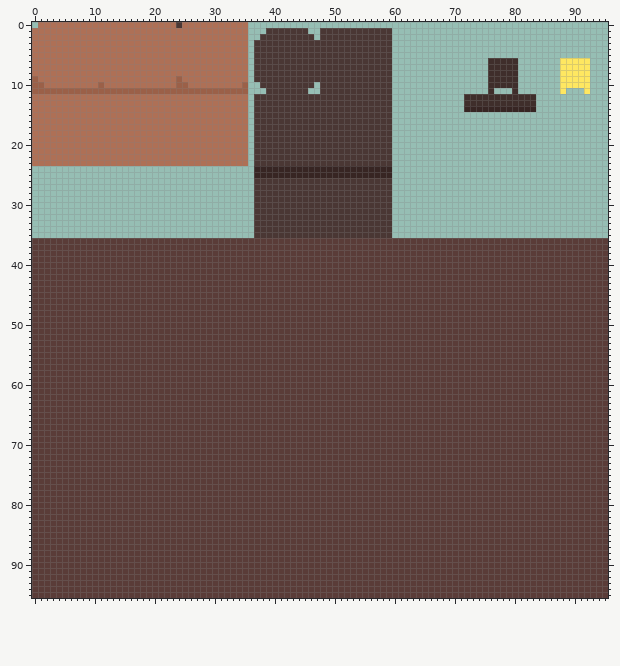
File history of a pixel-art file, sprites/tiles.aseprite. The picture above is the old version.
96x96 pixels, 1 frame.
New version:
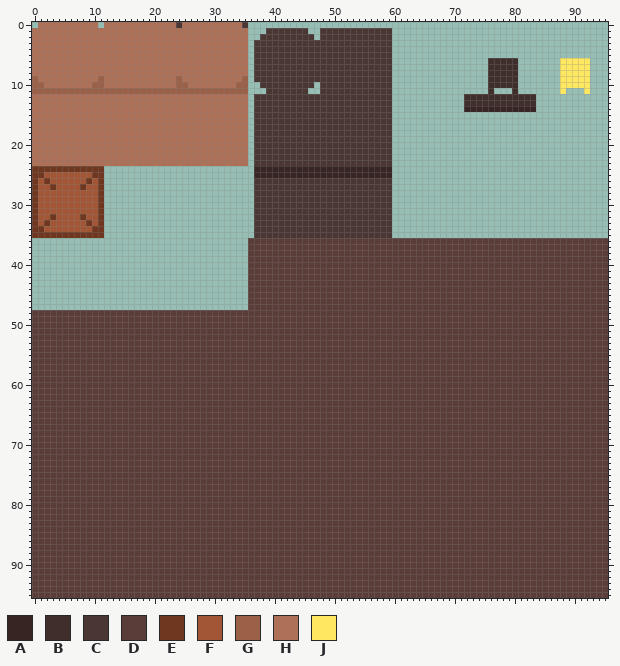
Palette (. is transparent): A #372523  B #3f2e2b  C #4a3734  D #5a3c38  E #6f3720  F #a35636  G #9b6048  H #ae7056  J #fee761
The edit:
y 0: x 11 H -> .; x 35 H -> C
y 9: x 11 H -> G; x 35 H -> G
y 10: x 10 H -> G; x 34 H -> G
y 24: x 0..11 ............ -> EEEEEEEEEEEE
y 25: x 0..11 ............ -> EEFFFFFFFFEE
y 26: x 0..11 ............ -> EFEFFFFFFEFE
y 27: x 0..11 ............ -> EFFEFFFFEFFE
y 28..31: x 0..11 ............ -> EFFFFFFFFFFE
y 32: x 0..11 ............ -> EFFEFFFFEFFE
y 33: x 0..11 ............ -> EFEFFFFFFEFE
y 34: x 0..11 ............ -> EEFFFFFFFFEE
y 35: x 0..11 ............ -> EEEEEEEEEEEE
y 36..47: x 0..35 DDDDDDDDDDDDDDDDDDDDDDDDDDDDDDDDDDDD -> ....................................
Boxes around the changes in both pictures, in picture pixels (x1, y1, x2, y2):
erased: (98, 22, 104, 28)
changed: (242, 22, 248, 28)
changed: (92, 76, 104, 88)
changed: (236, 76, 248, 88)
changed: (32, 166, 248, 310)
